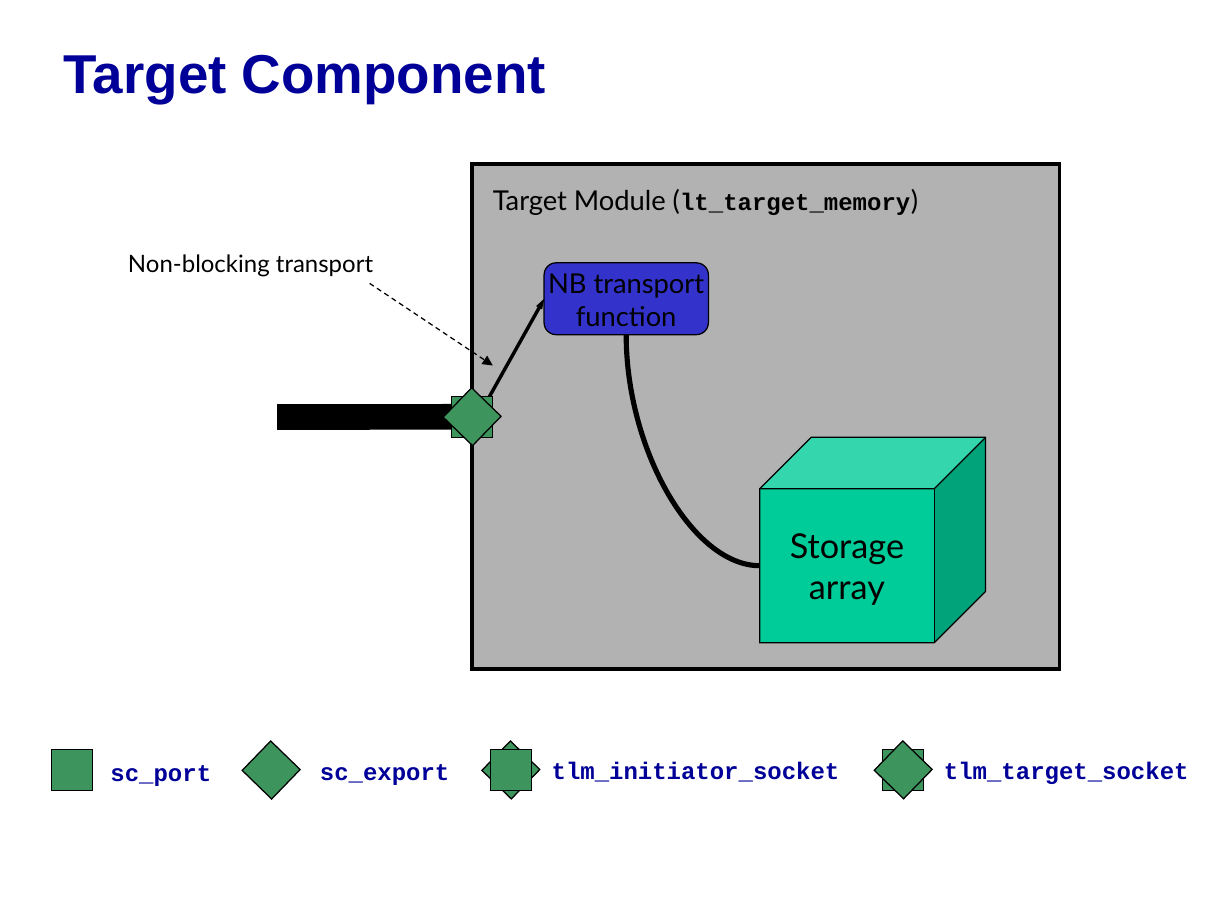
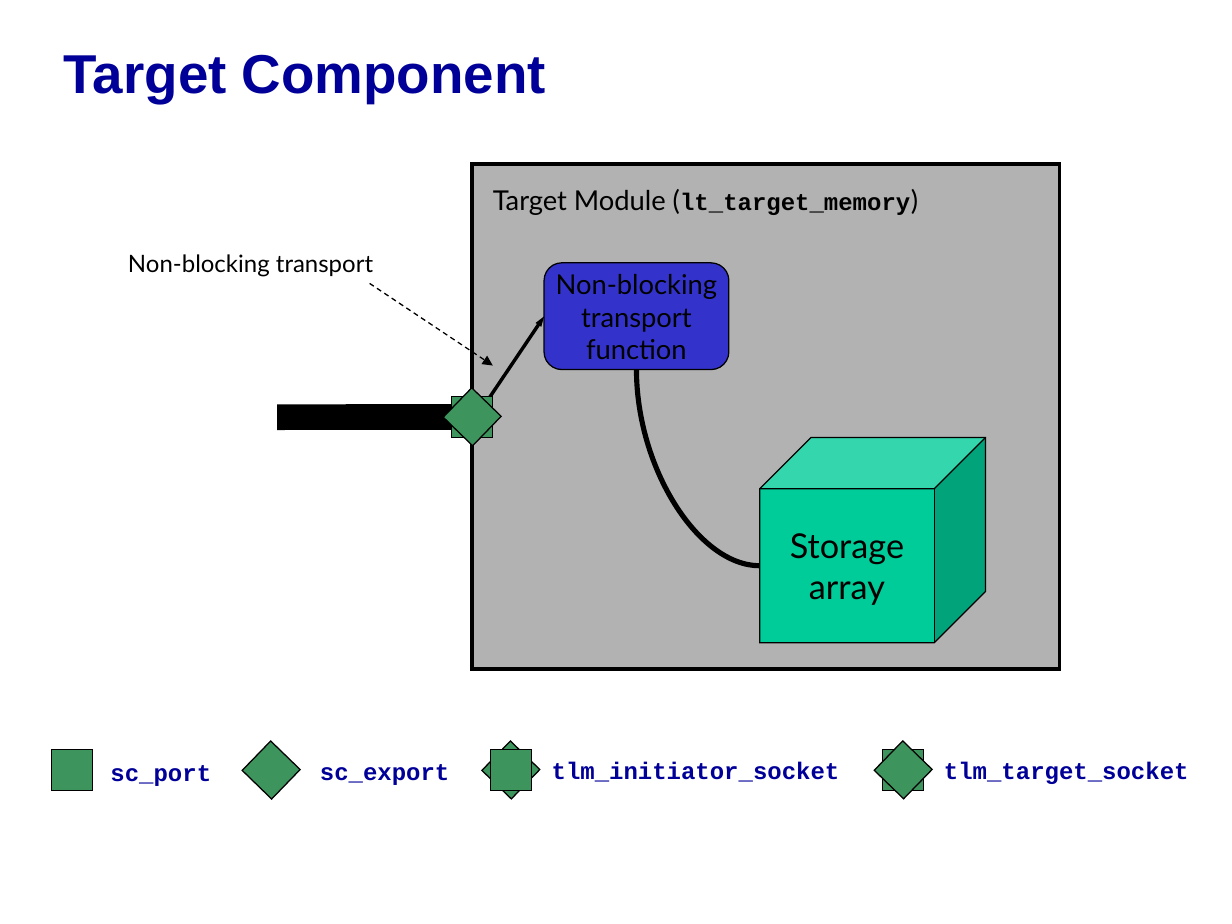
Before and after one commit to accellera-official/systemc, a slide deck: slide 12 of examples/tlm/lt_min_system/docs/lt_min_system_example.ppt. Drawn at 1232x924 pixels with LibreOffice and Linux fonts; fonts in the diff are those of the drawing; background and template pictures are left out. Boxes give left, top, right and bottom in pixels: in the first picture for what was removed or moved away, otherwise in the second. Text is boxed around its words. In the diff, an @@ line names an element or a change of style, - is before the commit and + after.

```diff
--- a/examples/tlm/lt_min_system/docs/lt_min_system_example.ppt
+++ b/examples/tlm/lt_min_system/docs/lt_min_system_example.ppt
@@ rounded rectangle "Non-blocking": place and size @@
-rounded rectangle "Non-blocking" at bbox=[545, 262, 708, 334]
+rounded rectangle "Non-blocking" at bbox=[545, 262, 729, 370]
@@ text in rounded rectangle at bbox=[556, 274, 717, 332]: text changed @@
-NB transport
+Non-blocking
+transport
@@ arrow moved from (545, 298) - (487, 402) to (545, 317) - (487, 402) @@
@@ curved line moved from (626, 335) - (760, 565) to (637, 370) - (760, 565) @@
```
Also in this commit, not shown: 7 other slides changed.
